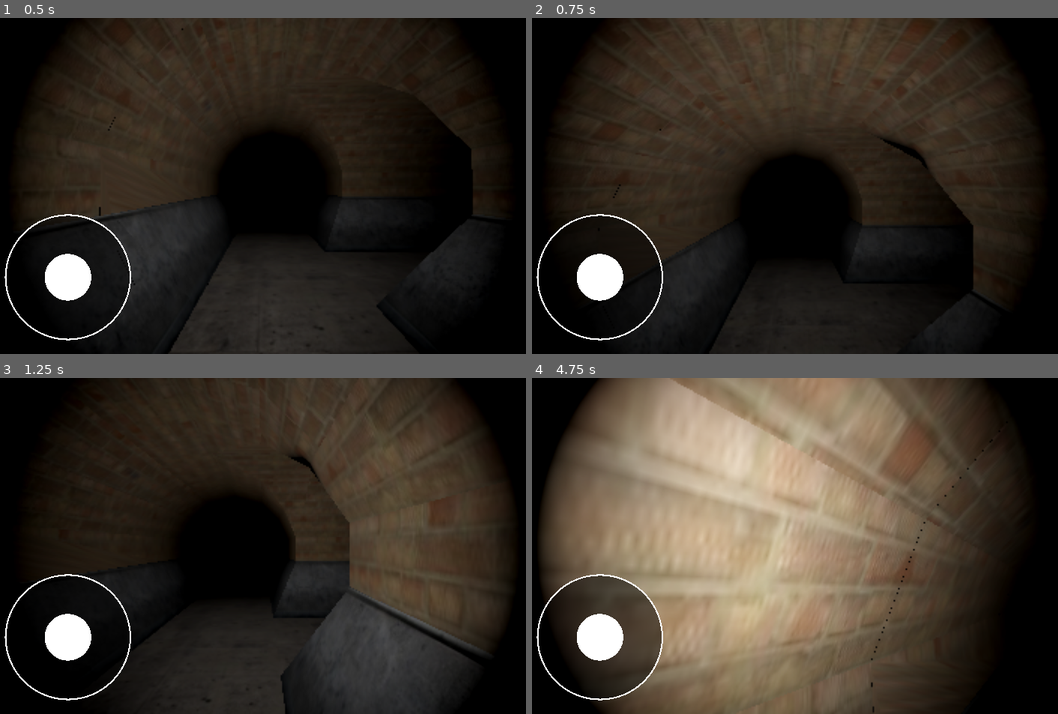
Above: before the commit, frames 1-4 (two rows, left to right).
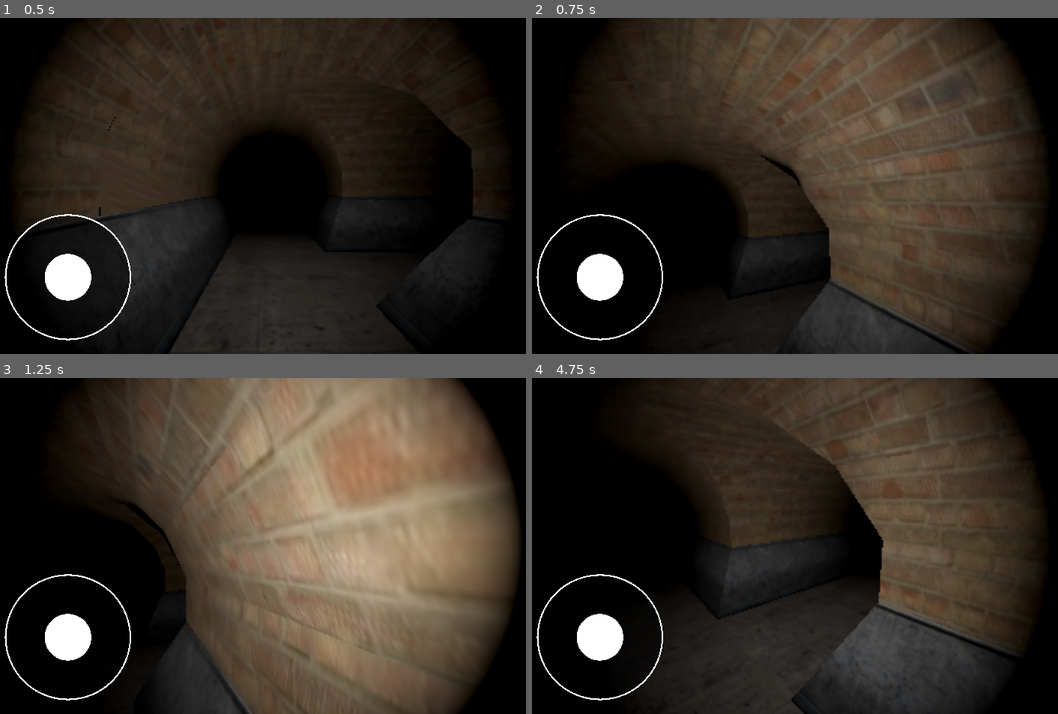
Above: after the commit, the same moments.

Repository: fimlnwza007/Sewer
Game: Godot game, scene res://scenes/main.tscn
Same seed, same stepped clock (60 frames per second), same inputs: the game is played once before the commit and once after it.
Inputs (mouse positions are in pixels of both pictures, inside the frame that each line leads up to):
- Up to frame 1 (0.5 s): no input
- Up to frame 2 (0.75 s): tap Enter (ui_accept) at 0.5 s; move the mouse to (926, 169) at 0.52 s; hold Right (ui_right) from 0.53 s (still down); tap A (a) at 0.6 s; click (926, 169) at 0.67 s
- Up to frame 3 (1.25 s): keep holding Right (ui_right); tap Enter (ui_accept) at 0.77 s; tap D (d) at 0.8 s
- Up to frame 4 (4.75 s): release Right (ui_right) at 1.25 s; drag from (674, 562) to (763, 613) at 1.27 s; tap Enter (ui_accept) at 2, 3.5, 3.77, 4.52 s; move the mouse to (852, 472) at 2.02 s; hold Right (ui_right) 2.03-2.75 s; tap S (s) at 2.1, 4.55 s; click (852, 472) at 2.17 s; tap W (w) at 2.3 s; drag from (763, 613) to (616, 495) at 2.77 s; move the mouse to (973, 596) at 3.52 s; hold Left (ui_left) 3.53-4.28 s; tap A (a) at 3.6 s; click (973, 596) at 3.67 s; tap D (d) at 3.8, 4.35 s; tap Escape (ui_cancel) at 4.15 s; move the mouse to (752, 542) at 4.27 s; hold Up (ui_up) from 4.28 s (still down)

Frame 1 is identical in both runs. In frame 2, 41% of the frame differs, in the area x 4-94%, y 0-100%; in frame 3, 65%; in frame 4, 70%, in the area x 1-97%, y 0-100%.
Error before the commit: Parse Error: Cannot infer the type of "delta" variable because the value doesn't have a set type. (res://scripts/look_zone.gd:44)

Commit message:
หายสักทีเถอะเย็ดแม่

Diff:
--- a/scenes/main.tscn
+++ b/scenes/main.tscn
@@ -3,7 +3,6 @@
 [ext_resource type="PackedScene" uid="uid://c3pihn2ln04fx" path="res://scenes/controller.tscn" id="1_o5qli"]
 [ext_resource type="PackedScene" uid="uid://bq5jcypbh5ou5" path="res://scenes/maze.tscn" id="2_0wfyh"]
 [ext_resource type="PackedScene" uid="uid://b148g0518jem5" path="res://scenes/player.tscn" id="3_sugp2"]
-[ext_resource type="Script" uid="uid://bo2j7ndnjdept" path="res://scripts/look_zone.gd" id="4_lkzon"]
 
 [sub_resource type="ProceduralSkyMaterial" id="ProceduralSkyMaterial_sugp2"]
 sky_horizon_color = Color(0.66224277, 0.6717428, 0.6867428, 1)
@@ -35,7 +34,12 @@
 light_energy = 2.396
 shadow_enabled = true
 
-[node name="control panal" type="CanvasLayer" parent="." unique_id=1383072450]
+[node name="control panal" type="Control" parent="." unique_id=1383072450]
+layout_mode = 3
+anchors_preset = 2
+anchor_top = 1.0
+anchor_bottom = 1.0
+grow_vertical = 0
 
 [node name="Controller" parent="control panal" unique_id=1460339295 instance=ExtResource("1_o5qli")]
 layout_mode = 1
@@ -54,15 +58,6 @@
 action_up = &"w"
 action_down = &"s"
 
-[node name="LookZone" type="Control" parent="control panal" unique_id=-1447576275]
-layout_mode = 1
-anchor_left = 0.5
-anchor_right = 1.0
-anchor_bottom = 1.0
-grow_horizontal = 0
-grow_vertical = 2
-script = ExtResource("4_lkzon")
-player_path = NodePath("../../player")
 
 [node name="Sewers" parent="." unique_id=1127065410 instance=ExtResource("2_0wfyh")]
 
--- a/scripts/look_zone.gd
+++ b/scripts/look_zone.gd
@@ -1,56 +1,79 @@
 ## โซนด้านขวาของจอสำหรับหันหน้า (มือถือ)
+## แก้ปัญหา Multi-touch jitter ด้วย:
+##  - คำนวณ delta จาก _last_position แทน event.relative (ป้องกัน Godot multi-touch bug)
+##  - Spike clamp (ตัดค่ากระโดดผิดปกติ)
+##  - Exponential smoothing (ทำให้การหันหน้าเนียน ไม่กระตุก)
 extends Control
 
 ## ความไวในการหันหน้า
 @export var look_sensitivity: float = 0.5
 
+## ความเนียนของการหันหน้า (0=ไม่ smooth, 1=smooth มาก แต่หน่วง)
+@export_range(0.0, 0.95, 0.05) var smoothing: float = 0.7
+
 ## Path ไปยัง player node
 @export var player_path: NodePath
 
+## ค่า delta สูงสุดต่อ event ก่อน clamp (px)
+const MAX_SPIKE_PX := 80.0
+
 var _touch_index: int = -1
 var _last_position: Vector2 = Vector2.ZERO
-var _accumulated_look: Vector2 = Vector2.ZERO
+var _target_delta: Vector2 = Vector2.ZERO
 var _player: CharacterBody3D = null
 
 func _ready() -> void:
+	# ไม่บล็อก event ใดๆ ของ GUI — รับเฉพาะผ่าน _input()
 	mouse_filter = Control.MOUSE_FILTER_IGNORE
 	if player_path:
 		_player = get_node_or_null(player_path)
 	if _player == null:
 		_player = get_tree().get_root().find_child("player", true, false)
 
+## ตรวจว่า position อยู่ในโซนขวาของหน้าจอ
 func _is_in_zone(pos: Vector2) -> bool:
-	var vp_size: Vector2 = get_viewport().get_visible_rect().size
-	# ครึ่งขวาของหน้าจอ
-	return pos.x >= vp_size.x * 0.45 and pos.y >= 0.0 and pos.y <= vp_size.y
+	var vp: Vector2 = get_viewport().get_visible_rect().size
+	# ใช้ 45% เพื่อให้โซนทับกันกลางจอเล็กน้อย ป้องกันรอยต่อ
+	return pos.x >= vp.x * 0.45 and pos.y >= 0.0 and pos.y <= vp.y
 
 func _input(event: InputEvent) -> void:
 	if event is InputEventScreenTouch:
-		if event.pressed and _touch_index == -1:
-			if _is_in_zone(event.position):
-				_touch_index = event.index
-				_last_position = event.position
-				_accumulated_look = Vector2.ZERO
-				get_viewport().set_input_as_handled()
+		if event.pressed and _touch_index == -1 and _is_in_zone(event.position):
+			_touch_index = event.index
+			_last_position = event.position
+			_target_delta = Vector2.ZERO
+			get_viewport().set_input_as_handled()
 		elif not event.pressed and event.index == _touch_index:
 			_touch_index = -1
-			_accumulated_look = Vector2.ZERO
+			# ค่อยๆ หยุด ไม่ตัดทันที
 			get_viewport().set_input_as_handled()
 
 	elif event is InputEventScreenDrag:
-		if event.index == _touch_index:
-			# คำนวณ delta เองจาก position ของนิ้วนี้โดยเฉพาะ
-			# เพื่อแก้ปัญหาบั๊ก event.relative ของ Godot ที่คำนวณสลับนิ้วเวลาแตะ 2 นิ้วพร้อมกัน
-			var delta := event.position - _last_position
-			_last_position = event.position
+		if event.index != _touch_index:
+			return
 
-			# ป้องกันค่ากระโดดผิดปกติ (Spike guard)
-			if delta.length() < 250.0:
-				_accumulated_look += delta * look_sensitivity
+		# คำนวณ delta จาก position ของนิ้วนี้เอง (ไม่ใช้ event.relative)
+		# เพื่อหลีกเลี่ยงบั๊ก Godot multi-touch ที่ relative สลับนิ้วกัน
+		var raw_delta := event.position - _last_position
+		_last_position = event.position
 
-			get_viewport().set_input_as_handled()
+		# Spike Clamp: ตัดค่ากระโดดผิดปกติที่เกิดตอนวางนิ้วที่ 2
+		if raw_delta.length() > MAX_SPIKE_PX:
+			raw_delta = raw_delta.normalized() * MAX_SPIKE_PX
+
+		# Exponential smoothing: ผสมค่าใหม่เข้ากับค่าเก่าแบบค่อยเป็นค่อยไป
+		_target_delta = _target_delta.lerp(raw_delta, 1.0 - smoothing)
+
+		get_viewport().set_input_as_handled()
 
 func _process(_delta: float) -> void:
-	if _accumulated_look != Vector2.ZERO and _player != null:
-		_player.apply_look_delta(_accumulated_look)
-		_accumulated_look = Vector2.ZERO
+	if _player == null:
+		return
+
+	if _touch_index == -1:
+		# ไม่มีนิ้วสัมผัส — ค่อยๆ ลด delta ให้เป็น 0 (inertia decay)
+		_target_delta = _target_delta.lerp(Vector2.ZERO, 0.4)
+
+	# ใช้ threshold เล็กน้อยป้องกันการหมุนกล้องเพราะ float noise
+	if _target_delta.length() > 0.3:
+		_player.apply_look_delta(_target_delta * look_sensitivity)
--- a/scripts/player.gd
+++ b/scripts/player.gd
@@ -3,37 +3,76 @@
 @export var SPEED = 5.0
 @export var JUMP_VELOCITY = 4.5
 @export var MOUSE_SENSITIVITY = 0.002
+@export var TOUCH_SENSITIVITY = 0.006
 
 @onready var head: Node3D = $head
-@onready var camera: Camera3D = $head/Camera3D
 
+## Multi-touch look tracking
+var _look_index: int   = -1
+var _look_last:  Vector2 = Vector2.ZERO
+var _look_accum: Vector2 = Vector2.ZERO   # สะสม delta ระหว่างเฟรม
+
+## ===================== Ready =====================
 func _ready() -> void:
-	pass  # ไม่ lock เมาส์ — ให้ LookZone จัดการหันหน้าทั้งบนมือถือและ PC (emulate_touch_from_mouse)
+	# PC only: lock mouse
+	if OS.get_name() not in ["Android", "iOS"]:
+		Input.mouse_mode = Input.MOUSE_MODE_CAPTURED
 
+## ===================== Input =====================
 func _input(event: InputEvent) -> void:
-	# Esc สลับ mouse capture บน PC (สำหรับผู้ที่ต้องการ)
+	# ESC toggle mouse lock (PC)
 	if event.is_action_pressed("ui_cancel"):
-		if Input.mouse_mode == Input.MOUSE_MODE_CAPTURED:
-			Input.mouse_mode = Input.MOUSE_MODE_VISIBLE
-		else:
-			Input.mouse_mode = Input.MOUSE_MODE_CAPTURED
+		Input.mouse_mode = (
+			Input.MOUSE_MODE_VISIBLE
+			if Input.mouse_mode == Input.MOUSE_MODE_CAPTURED
+			else Input.MOUSE_MODE_CAPTURED
+		)
 
-func _unhandled_input(event: InputEvent) -> void:
-	# หันหน้าด้วยเมาส์ (PC) — ใช้เมื่อ mouse ถูก capture เท่านั้น
-	if event is InputEventMouseMotion and Input.mouse_mode == Input.MOUSE_MODE_CAPTURED:
-		_apply_look(event.relative)
+	# PC mouse look
+	elif event is InputEventMouseMotion and Input.mouse_mode == Input.MOUSE_MODE_CAPTURED:
+		_look_accum += event.relative
+		return
 
-## เรียกจาก LookZone เพื่อหันหน้าบนมือถือ
+	# ===== Touch look (right half of screen) =====
+	elif event is InputEventScreenTouch:
+		var vp_w: float = get_viewport().get_visible_rect().size.x
+		if event.pressed and _look_index == -1 and event.position.x >= vp_w * 0.45:
+			_look_index = event.index
+			_look_last  = event.position
+			_look_accum = Vector2.ZERO
+			get_viewport().set_input_as_handled()
+		elif not event.pressed and event.index == _look_index:
+			_look_index = -1
+			get_viewport().set_input_as_handled()
+
+	elif event is InputEventScreenDrag and event.index == _look_index:
+		# คำนวณ delta จาก position จริง (ไม่ใช้ event.relative ที่มีบั๊ก multi-touch)
+		var raw: Vector2 = event.position - _look_last
+		_look_last = event.position
+		# Spike guard: ตัดค่ากระโดดผิดปกติตอนวางนิ้วที่ 2
+		if raw.length() <= 80.0:
+			_look_accum += raw
+		get_viewport().set_input_as_handled()
+
+## ===================== Process =====================
+func _process(_delta: float) -> void:
+	if _look_accum != Vector2.ZERO:
+		_apply_look(_look_accum)
+		_look_accum = Vector2.ZERO
+
+## เรียกได้จาก script อื่นถ้าจำเป็น
 func apply_look_delta(delta: Vector2) -> void:
 	_apply_look(delta)
 
 func _apply_look(delta: Vector2) -> void:
-	rotate_y(-delta.x * MOUSE_SENSITIVITY)
-	head.rotate_x(-delta.y * MOUSE_SENSITIVITY)
+	var sens: float = TOUCH_SENSITIVITY if _look_index != -1 else MOUSE_SENSITIVITY
+	rotate_y(-delta.x * sens)
+	head.rotate_x(-delta.y * sens)
 	head.rotation.x = clamp(head.rotation.x, deg_to_rad(-89), deg_to_rad(89))
 
+## ===================== Physics =====================
 func _physics_process(delta: float) -> void:
-	# แรงโน้มถ่วง
+	# Gravity
 	if not is_on_floor():
 		velocity += get_gravity() * delta
 
@@ -41,7 +80,7 @@
 	if Input.is_action_just_pressed("ui_accept") and is_on_floor():
 		velocity.y = JUMP_VELOCITY
 
-	# รับ input จาก action "a", "d", "w", "s" (มาจากทั้งปุ่มคีย์บอร์ดและจอยสติ๊ก)
+	# Movement: จากจอยสติ๊ก (action a/d/w/s) หรือ WASD
 	var input_dir := Input.get_vector("a", "d", "w", "s")
 	if input_dir == Vector2.ZERO:
 		input_dir = Input.get_vector("ui_left", "ui_right", "ui_up", "ui_down")
